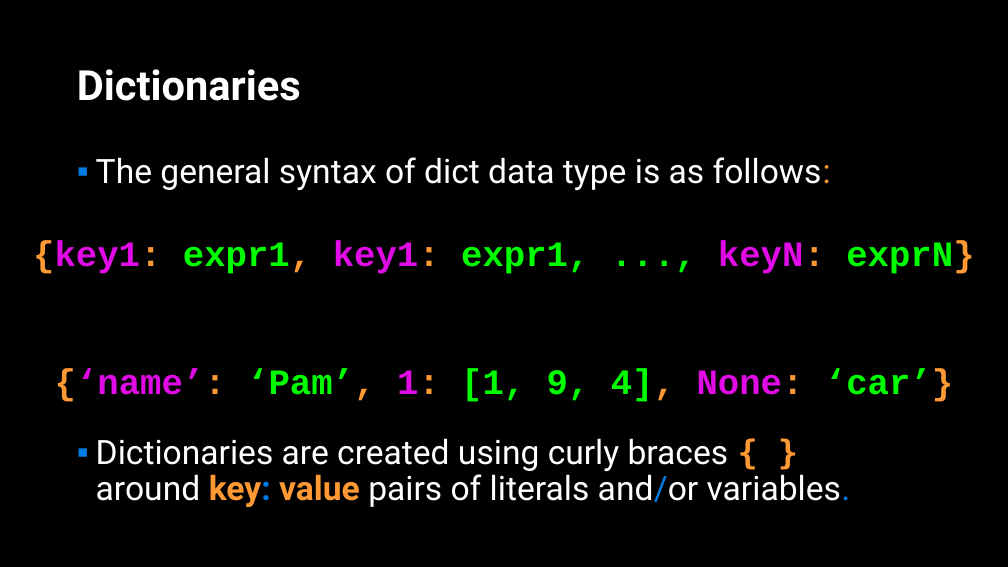
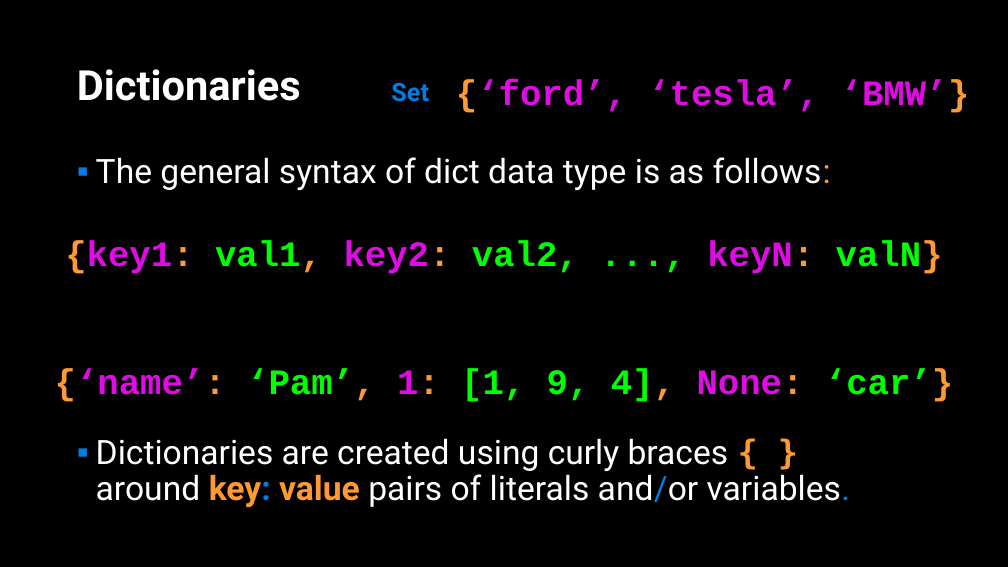
Before and after one commit to APS106/APS106-winter-2022-material, a slide deck: slide 4 of lectures/week8/lecture2/slides/week8_lecture2.pptx. Drawn at 1008x567 pixels with LibreOffice and Linux fonts; fonts in the diff are those of the drawing; background and template pictures are left out. Boxes give left, top, right and bottom in pixels: in the first picture for what was removed or moved away, otherwise in the second. Text is boxed around its words. In the diff, an @@ line names an element or a change of style, - is before the commit and + after.

```diff
--- a/lectures/week8/lecture2/slides/week8_lecture2.pptx
+++ b/lectures/week8/lecture2/slides/week8_lecture2.pptx
@@ text added at <box>391,83,429,102</box>, 24 pt, text #017EE5, bold @@
+Set
@@ text added at <box>456,80,970,113</box>, 34 pt, text #E00BE5, bold @@
+{‘ford’, ‘tesla’, ‘BMW’}
@@ text at <box>65,240,943,274</box>: text changed @@
-{key1: expr1, key1: expr1, ..., keyN: exprN}
+{key1: val1, key2: val2, ..., keyN: valN}
```
Also in this commit, not shown: 6 other slides changed, 5 other files.
